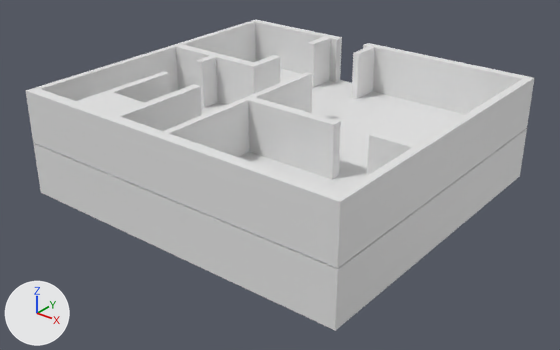
Two versions of the FBX model Models/VansHouse/export/VansHouse.FBX, one commit apart.
Camera for both pictures: a 50 mm camera at (46.9, -89.7, 66.2) aimed at (-33.8, 11.3, 3.6). Arrows for +X, +Y and +Z are at lower left; the lights stay in place. Where no turn or scale is listed for an object, it has been applied to the vertices. Vertices at the same position are counted once.
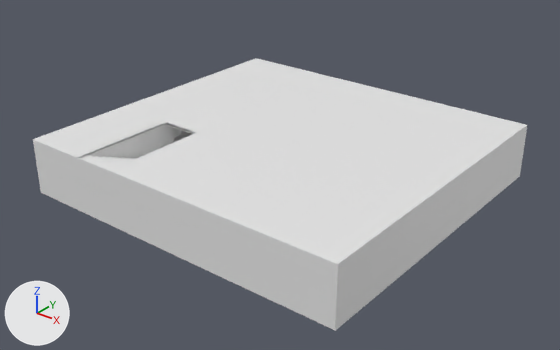
What changed in the scene script:
```text
Change me_mesh:
    used by ob_box001; location = (-35.0, 14.4, 0.1)
    remove me_mesh.from_pydata(...)  # 640 vertices, 638 faces; spans x -33.4..33.4, y -31.2..31.2, z 0.0..9.9
    add me_mesh.from_pydata(...)  # 944 vertices, 910 faces; spans x -33.4..33.4, y -31.2..31.2, z 0.0..10.5
    me_mesh part 1: a new loose piece, a box spanning x -20.7..-12.79, y -25.81..-24.27, z 8.09..8.65
    me_mesh part 2: a new loose piece, a box spanning x -20.7..-12.79, y -27.34..-25.79, z 8.64..9.21
    me_mesh part 3: a new loose piece, a box spanning x -20.7..-12.79, y -28.87..-27.33, z 9.21..9.77
    me_mesh part 4
    108 faces are deleted
    4 vertices move from x -20.8..-12.7, y -25.6, z 8.9..9.9 to x -20.8..-12.7, y -29.0..-28.8, z 8.6..10.5
    50 vertices are added at x -33.4..33.4, y -28.8..7.8, z 0.0..10.5
    126 new vertices lie (0.0, 0.0, 0.6) away from vertices in x -33.4..33.4, y -31.2..31.2, z 9.9
    284 new faces join them
Add me_mesh_001_1:
    me_mesh_001_1.from_pydata(...)  # 24 vertices, 20 faces; spans x -33.4..33.4, y -31.2..31.2, z -0.6..0.0
Remove ob_box002:
    ob_box002 = bpy.data.objects.new('Box002', me_mesh_002)
    ob_box002.location = (-35.0, 14.4, 10.3)
Add ob_box004:
    ob_box004 = bpy.data.objects.new('Box004', me_mesh_001_1)
    ob_box004.location = (-35.1, 14.4, 10.9)
```

Location of each change, (x1, y1, x2, y2) in pixels of the pictures (560 x 350 px):
'Box002', deleted: before (26, 20, 534, 268)
'Box004', added: after (33, 58, 527, 266)
'Box001', reshaped: before (34, 129, 527, 331); after (33, 122, 527, 331)
part 1 of me_mesh, added: after (107, 156, 127, 164)
part 2 of me_mesh, added: after (100, 156, 123, 165)
part 3 of me_mesh, added: after (94, 156, 120, 166)
part 4 of me_mesh, built on: before (34, 129, 526, 270); after (33, 122, 527, 270)
